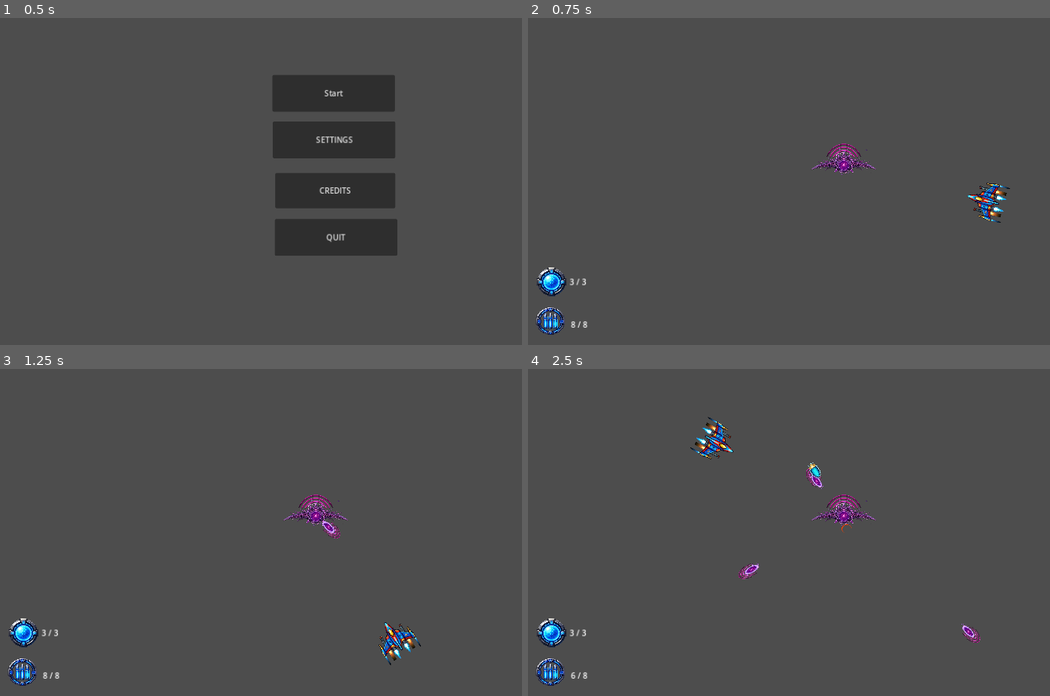
Above: before the commit, frames 1-4 (two rows, left to right).
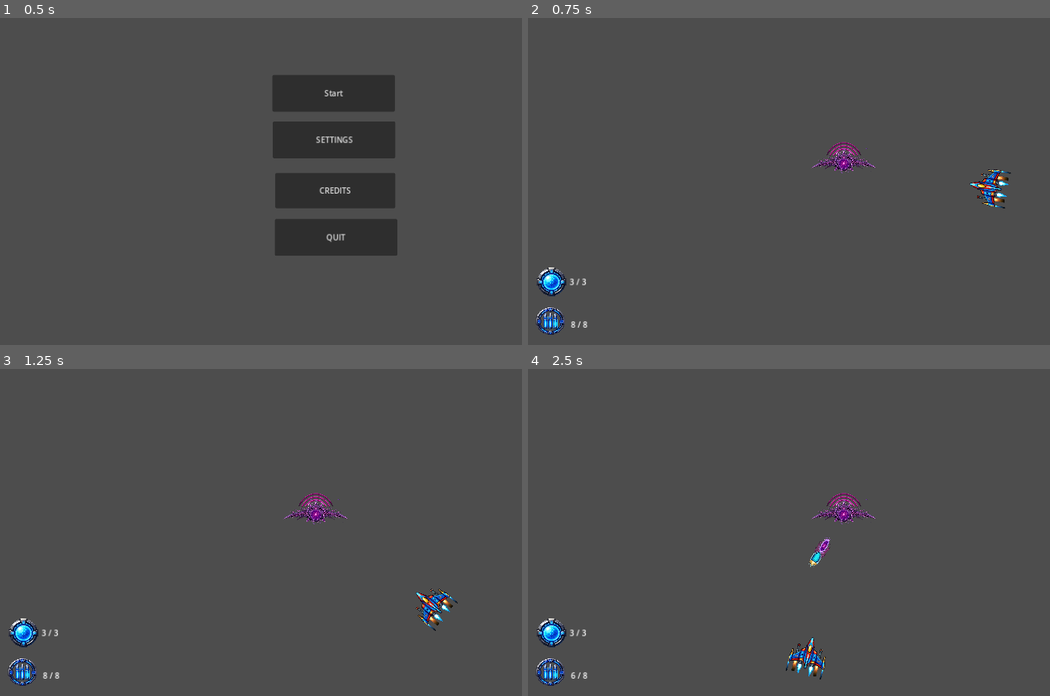
Above: after the commit, the same moments.

Repository: JetJet-13/new_Orbit
Game: Godot game, scene res://BaseMenu/base_menu.tscn
Two runs of this game, one before a commit and one after it. Both use one fixed random seed, a clock stepped at 60 frames per second and the inputs below.
Inputs (mouse positions are in pixels of both pictures, inside the frame that each line leads up to):
- Up to frame 1 (0.5 s): no input
- Up to frame 2 (0.75 s): click "Start" at 0.5 s
- Up to frame 3 (1.25 s): no input
- Up to frame 4 (2.5 s): move the mouse to (976, 503) at 1.27 s; click (976, 503) at 1.42 s; move the mouse to (715, 535) at 2.02 s; click (715, 535) at 2.17 s

Frame 1 is identical in both runs. In frame 2, 1.2% of the frame differs, in the area x 54-93%, y 37-63%; in frame 3, 1.4%; in frame 4, 1.8%, in the area x 31-87%, y 14-95%.

Commit message:
numbers adjustment AI
adjusted fire rate
new ai system with fire modes

Diff:
--- a/attack_component.gd
+++ b/attack_component.gd
@@ -12,8 +12,14 @@
 var phase4_bullet_texture = preload("res://Assets/Bullets/Space_Acid.png")
 var current_bullet_texture
 
-#bullet specialties
-var use_predictive_targeting := false
+enum AttackMode {
+	BASIC,
+	PREDICTIVE,
+	MIXED
+}
+var attack_mode = AttackMode.BASIC
+var shot_count := 0
+
 
 func _ready():
 	current_bullet_texture = normal_bullet_texture
@@ -27,8 +33,11 @@
 
 
 func shoot():
+
 	if player == null:
 		return
+
+	shot_count += 1
 
 	var bullet = bullet_scene.instantiate()
 
@@ -40,12 +49,25 @@
 
 	var target_position = player.global_position
 
-	if use_predictive_targeting:
-		var orbit = player.get_node("OrbitComponent")
+	var orbit = player.get_node("OrbitComponent")
+
+	# PHASE 2: fully predictive
+	if attack_mode == AttackMode.PREDICTIVE:
 
 		var prediction_time = 20
 
 		target_position += orbit.velocity * prediction_time
 
+	# PHASE 3: mixed targeting
+	elif attack_mode == AttackMode.MIXED:
+
+		# every 3rd shot becomes normal
+		if shot_count % 3 != 0:
+
+			var prediction_time = 20
+
+			target_position += orbit.velocity * prediction_time
+
 	var dir = (target_position - owner_node.global_position).normalized()
+
 	bullet.direction = dir
--- a/enemy_center.gd
+++ b/enemy_center.gd
@@ -14,7 +14,7 @@
 
 func _ready():
 	health.died.connect(die)
-	#attack.use_predictive_targeting = true
+
 
 func die():
 	print("Enemy died")
@@ -44,11 +44,9 @@
 	show_upgrade_menu()
 
 	print("PHASE 2")
-
-	attack.fire_rate = 0.4
-
+	#attack.fire_rate = 0.4
+	attack.attack_mode = attack.AttackMode.PREDICTIVE
 	visuals.set_phase_2()
-
 	attack.current_bullet_texture = attack.phase2_bullet_texture
 
 func enter_phase_three():
@@ -59,7 +57,7 @@
 	get_tree().paused = true
 	show_upgrade_menu()
 
-	attack.fire_rate = 0.3
+	attack.attack_mode = attack.AttackMode.MIXED
 	visuals.set_phase_3()
 	attack.current_bullet_texture = attack.phase3_bullet_texture
 	print("PHASE 3")
@@ -72,9 +70,11 @@
 	get_tree().paused = true
 	show_upgrade_menu()
 
+	attack.attack_mode = attack.AttackMode.MIXED
+	attack.fire_rate = 0.7
 	visuals.set_phase_4()
 	attack.current_bullet_texture = attack.phase4_bullet_texture
-	attack.use_predictive_targeting = true
+
 
 
 func spawn_explosion():
--- a/main.tscn
+++ b/main.tscn
@@ -19,8 +19,8 @@
 radius = 18.2483
 
 [sub_resource type="CapsuleShape2D" id="CapsuleShape2D_2duk7"]
-radius = 17.0
-height = 36.0
+radius = 18.9812
+height = 73.9252
 
 [sub_resource type="GDScript" id="GDScript_v2t8w"]
 script/source = "extends Node
@@ -44,14 +44,14 @@
 "
 
 [sub_resource type="CapsuleShape2D" id="CapsuleShape2D_ojofu"]
-radius = 17.0
-height = 36.0
+radius = 37.0
+height = 74.0
 
 [node name="Main" type="Node2D"]
 script = ExtResource("1_5l6if")
 
 [node name="EnemyCenter" type="Node2D" parent="." groups=["enemy_bullet"]]
-position = Vector2(645, 351)
+position = Vector2(645, 348)
 script = ExtResource("1_btu2p")
 fire_rate = 1.0
 
@@ -69,7 +69,7 @@
 
 [node name="AttackComponent" type="Node" parent="EnemyCenter" node_paths=PackedStringArray("player")]
 script = ExtResource("4_mrdpf")
-fire_rate = 0.5
+fire_rate = 0.8
 player = NodePath("../../Player")
 
 [node name="HitBox" type="Area2D" parent="EnemyCenter"]
@@ -79,6 +79,7 @@
 
 [node name="CollisionShape2D" type="CollisionShape2D" parent="EnemyCenter/HitBox"]
 position = Vector2(10, 3)
+rotation = -1.55452
 shape = SubResource("CapsuleShape2D_2duk7")
 
 [node name="VisualComponent" type="Node" parent="EnemyCenter"]
@@ -120,7 +121,7 @@
 [node name="Player" type="Node2D" parent="." node_paths=PackedStringArray("center_node")]
 position = Vector2(1172, 368)
 script = SubResource("GDScript_v2t8w")
-center_node = NodePath("../EnemyCenter")
+center_node = NodePath("../OrbitCenter")
 
 [node name="Sprite2D" type="Sprite2D" parent="Player"]
 position = Vector2(0, 3.0458e-05)
@@ -131,6 +132,7 @@
 [node name="OrbitComponent" type="Node" parent="Player" node_paths=PackedStringArray("center_node")]
 script = ExtResource("2_3eql5")
 center_node = NodePath("../../EnemyCenter")
+radius = 300.0
 
 [node name="InputComponent" type="Node" parent="Player"]
 script = ExtResource("3_7hpys")
@@ -152,3 +154,6 @@
 shape = SubResource("CapsuleShape2D_ojofu")
 
 [node name="OverlayLayer" type="CanvasLayer" parent="."]
+
+[node name="OrbitCenter" type="Node2D" parent="."]
+position = Vector2(645, 351)
--- a/orbit_component.gd
+++ b/orbit_component.gd
@@ -2,10 +2,10 @@
 
 @onready var owner_node = get_parent()
 @export var center_node: Node2D
+@export var radius = 200.0
 
 var angle = 0.0
-var radius = 300.0
-var angular_speed = 1.5
+var angular_speed = 1.0
 var direction = 1
 
 var velocity := Vector2.ZERO
@@ -13,10 +13,10 @@
 
 # Dash
 var is_dashing = false
-var dash_speed = 8.0
+var dash_speed = 3.0
 var dash_duration = 0.25
 var can_dash = true
-var dash_cooldown = 0.4
+var dash_cooldown = 3.0
 
 func _ready():
 	if owner_node:
Not shown, added: eneB883.tmp
Not shown, added: eneD6BA.tmp
Not shown, added: eneFF79.tmp
